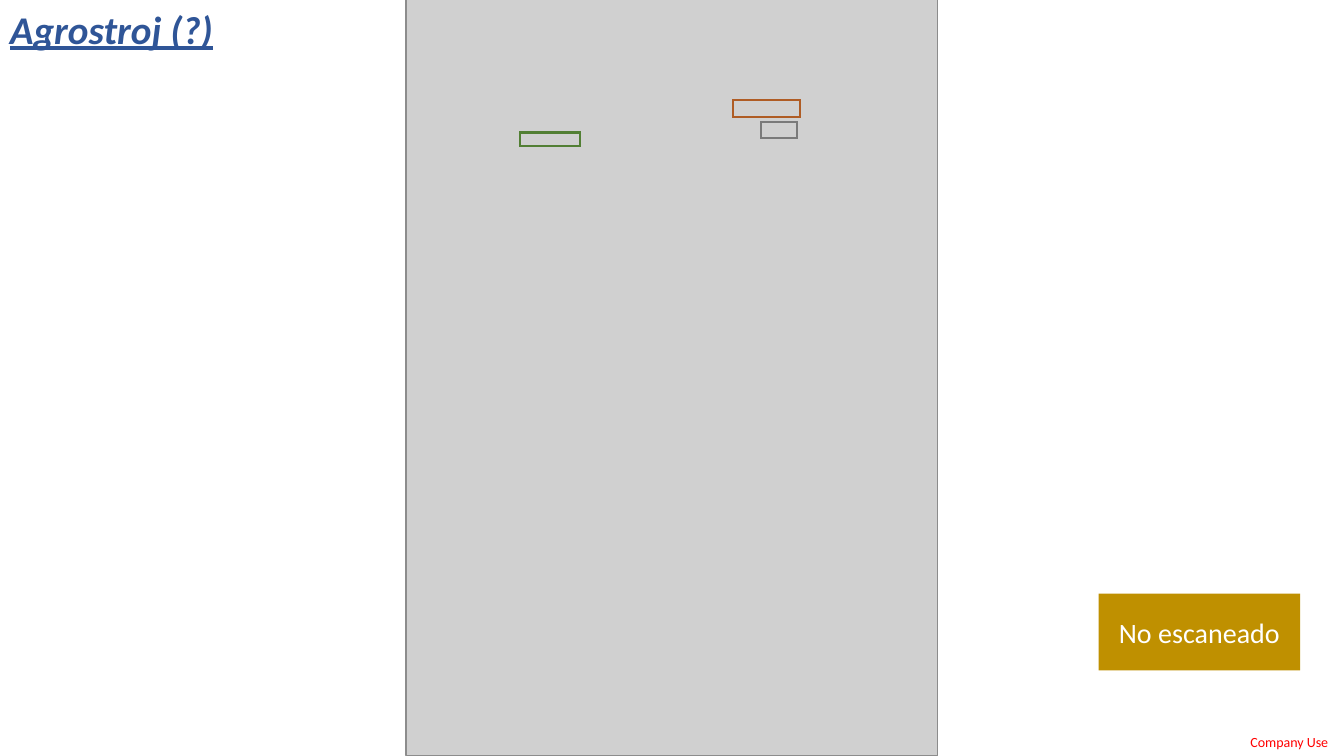
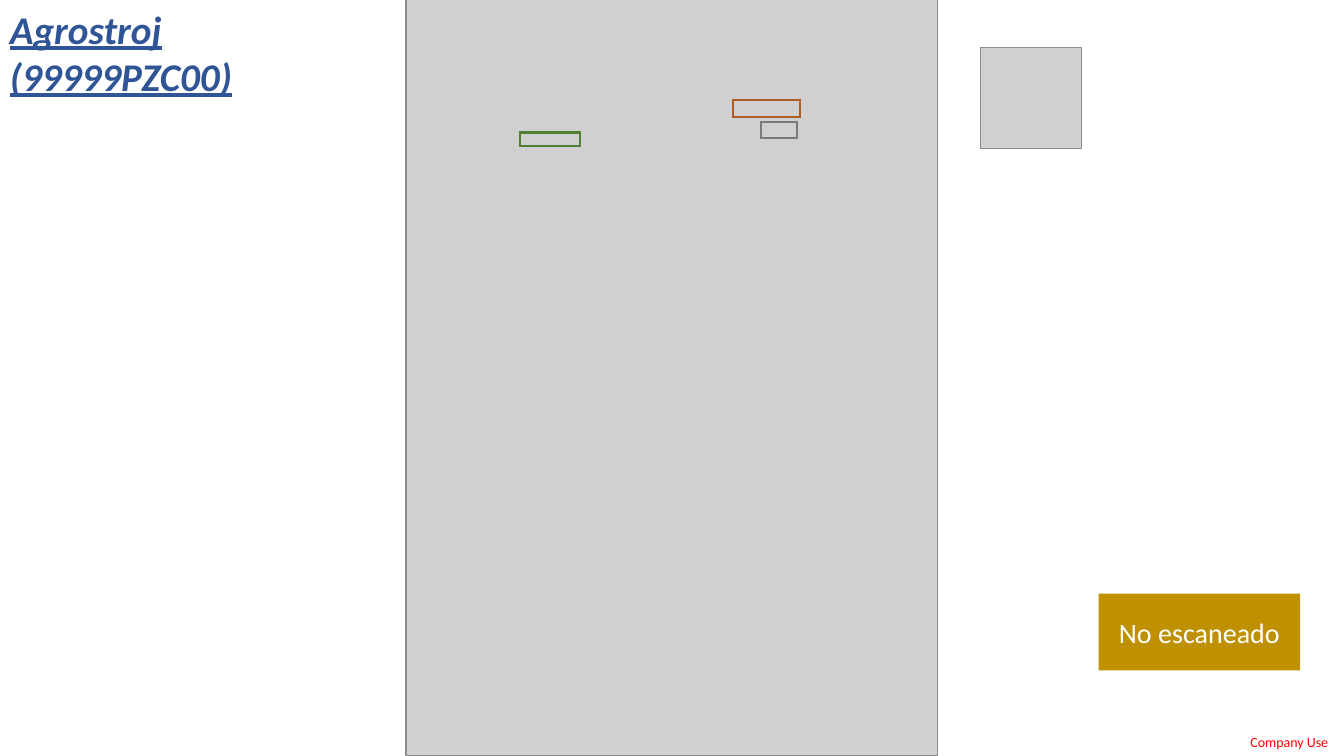
Before and after one commit to LobatoJaime/Bot-Creacion-de-Pedidos, a slide deck: slide 24 of AI_Engine/Info/ExtraccionDatos.pptx. Drawn at 1344x756 pixels with LibreOffice and Linux fonts; fonts in the diff are those of the drawing; grey boxes stand for pictures. Boxes give left, top, right and bottom in pixels: in the first picture for what was removed or moved away, otherwise in the second. Text is boxed around its words. In the diff, an @@ line names an element or a change of style, - is before the commit and + after.

Commit message:
Cambiados codigos SAP de Soucy, JD Israel y Agrostroj

```diff
--- a/AI_Engine/Info/ExtraccionDatos.pptx
+++ b/AI_Engine/Info/ExtraccionDatos.pptx
@@ text at box(10, 16, 232, 97): text changed @@
-Agrostroj (?)
+Agrostroj (99999PZC00)
@@ picture added at box(981, 47, 1082, 148) @@
```
Also in this commit, not shown: 3 other slides changed, 20 other files.
